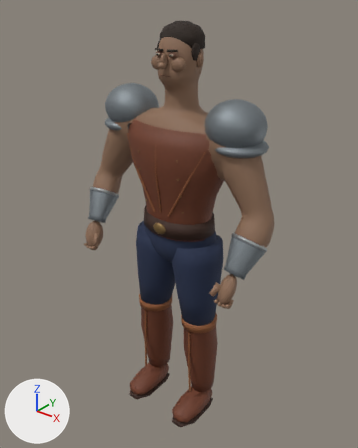
Before and after pictures for a commit that changed the Blender file models/warrior/Warrior-Light-Unarmed.blend.
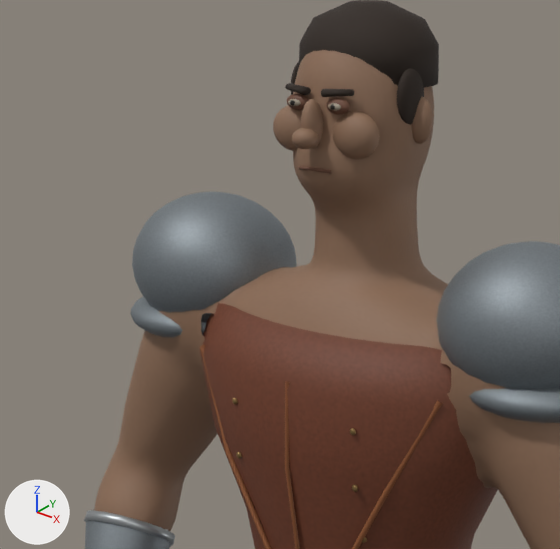
The first picture shows the older version from a 50 mm lens placed at (1.301, -1.628, 2.033), pointed at (-0.004, 0.003, 1.022). The close-ups show the older and then the newer version on the part from 17% to 68% of the width and 5% to 45% of the height of that picture. Only the edits that show in the close-ups are written down. The lights are fixed; the arrows at lower left show +X, +Y and +Z.

Objects in the first close-up: 'Bracer rim R', 'Cheek', 'Cheek.001', 'Forged bracer R', 'Light leather cuirass', 'Pauldron lower plate L', 'Pauldron lower plate R', 'Short hair cap', 'Sideburn.001', 'Steel shoulder L', 'Steel shoulder R', 'Warrior unified body' and 14 more.
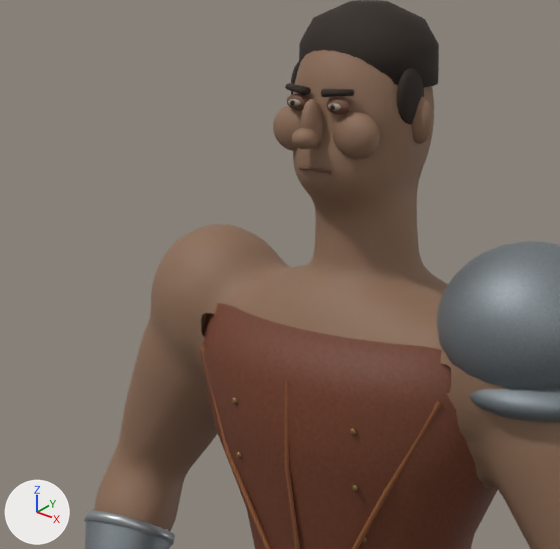
Boxes [x1, y1, x2, y2] around the edits, measured in the close-ups (560 x 549 px):
```json
{"object": "Steel shoulder R", "change": "deleted", "before": [132, 192, 297, 323]}
{"object": "Pauldron lower plate R", "change": "deleted", "before": [130, 296, 206, 337]}
```

Scene script edits in JSON lines:
```json
{"op": "remove", "block": "ob_steel_shoulder_r", "code": ["ob_steel_shoulder_r = bpy.data.objects.new('Steel shoulder R', me_sphere_023)", "ob_steel_shoulder_r.location = (-0.278, 0.005, 1.53)"]}
{"op": "remove", "block": "ob_pauldron_lower_plate_r", "code": ["ob_pauldron_lower_plate_r = bpy.data.objects.new('Pauldron lower plate R', me_sphere_024)", "ob_pauldron_lower_plate_r.location = (-0.302, 0.005, 1.455)"]}
```
